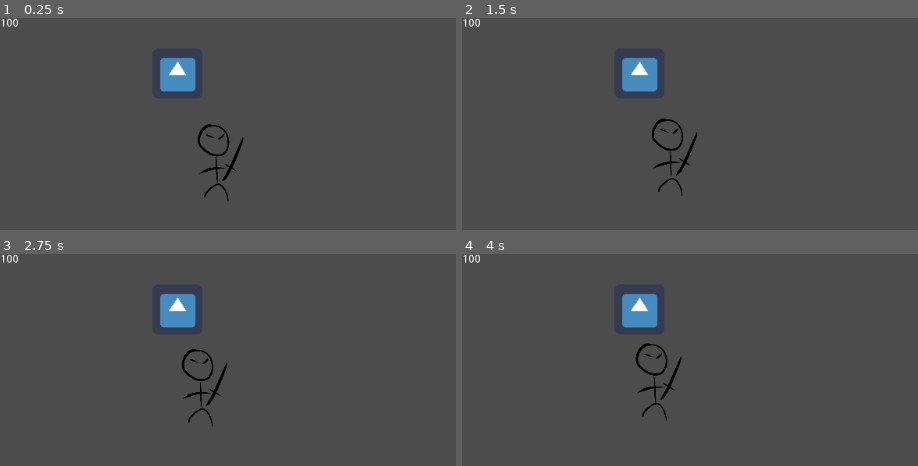
Above: before the commit, frames 1-4 (two rows, left to right).
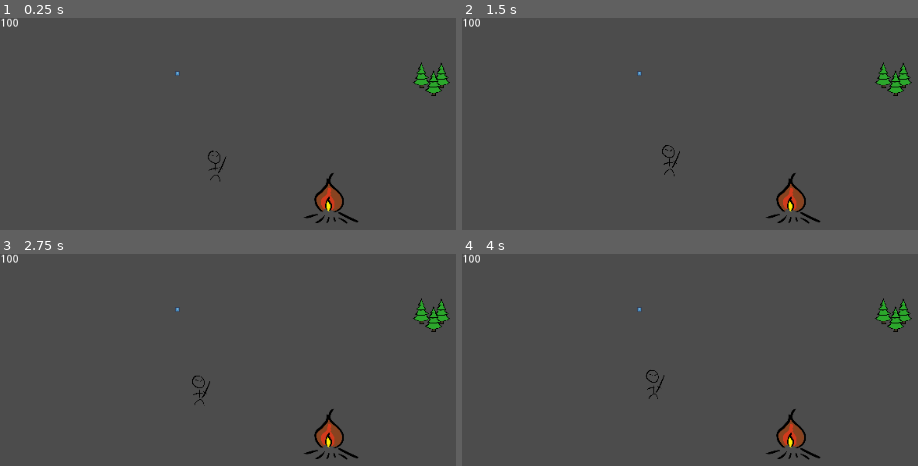
Above: after the commit, the same moments.

Repository: fedzel/pimi-tdogotit
Game: Godot game, scene res://Scenes/World.tscn
Two runs of this game, one before a commit and one after it. Both use one fixed random seed, a clock stepped at 60 frames per second and the inputs below. The engine's default icon, where the game draws it, is replaced by a stand-in: a white triangle on a blue panel in a dark square.
Inputs:
- Up to frame 1 (0.25 s): no input
- Up to frame 2 (1.5 s): no input
- Up to frame 3 (2.75 s): no input
- Up to frame 4 (4 s): no input

The runs differ from the first frame. In frame 1, 3.3% of the frame differs, in the area x 35-99%, y 18-98%; in frame 2, 3.3%; in frame 3, 3.3%; in frame 4, 3.4%.

Commit message:
Added bonfire and woods to World. Bullets are faster. Mobs inherit scaling.

Diff:
--- a/Scenes/Bonfire.tscn
+++ b/Scenes/Bonfire.tscn
@@ -8,5 +8,5 @@
 script = ExtResource( 2 )
 
 [node name="Sprite" parent="." index="1"]
-scale = Vector2( 0.25, 0.25 )
+scale = Vector2( 0.2, 0.2 )
 texture = ExtResource( 3 )
--- a/Scenes/Building.tscn
+++ b/Scenes/Building.tscn
@@ -11,3 +11,4 @@
 shape = SubResource( 1 )
 
 [node name="Sprite" type="Sprite" parent="."]
+scale = Vector2( 0.1, 0.1 )
--- a/Scenes/Bullet.tscn
+++ b/Scenes/Bullet.tscn
@@ -8,6 +8,7 @@
 
 func _ready():
 	set_meta(\"type\", \"bullet\")
+	self._speed = 80
 "
 
 [node name="Mob" instance=ExtResource( 1 )]
--- a/Scenes/Enemy.tscn
+++ b/Scenes/Enemy.tscn
@@ -24,7 +24,7 @@
 "
 
 [sub_resource type="RectangleShape2D" id=2]
-extents = Vector2( 24, 44 )
+extents = Vector2( 8.74095, 16.6911 )
 
 [node name="Enemy" instance=ExtResource( 1 )]
 collision_mask = 12
@@ -32,7 +32,7 @@
 
 [node name="Sprite" parent="." index="0"]
 modulate = Color( 0.564706, 0.184314, 0.184314, 1 )
-scale = Vector2( 0.25, 0.25 )
+scale = Vector2( 0.1, 0.1 )
 texture = ExtResource( 2 )
 
 [node name="Area2D" type="Area2D" parent="." index="2"]
--- a/Scenes/Tree.tscn
+++ b/Scenes/Tree.tscn
@@ -6,7 +6,7 @@
 [sub_resource type="RectangleShape2D" id=1]
 extents = Vector2( 21.7506, 15.5645 )
 
-[node name="Area2D" type="Area2D"]
+[node name="Woods" type="Area2D"]
 script = ExtResource( 1 )
 
 [node name="CollisionShape2D" type="CollisionShape2D" parent="."]
--- a/Scenes/World.tscn
+++ b/Scenes/World.tscn
@@ -1,9 +1,11 @@
-[gd_scene load_steps=5 format=2]
+[gd_scene load_steps=7 format=2]
 
 [ext_resource path="res://Scripts/World.gd" type="Script" id=1]
 [ext_resource path="res://Scenes/UI.tscn" type="PackedScene" id=2]
 [ext_resource path="res://Scenes/Tower.tscn" type="PackedScene" id=3]
 [ext_resource path="res://Scenes/Enemy.tscn" type="PackedScene" id=4]
+[ext_resource path="res://Scenes/Bonfire.tscn" type="PackedScene" id=5]
+[ext_resource path="res://Scenes/Tree.tscn" type="PackedScene" id=6]
 
 [node name="Node2D" type="Node2D"]
 script = ExtResource( 1 )
@@ -15,3 +17,9 @@
 
 [node name="Enemy" parent="." instance=ExtResource( 4 )]
 position = Vector2( 276.847, 194.358 )
+
+[node name="Bonfire" parent="." instance=ExtResource( 5 )]
+position = Vector2( 422.187, 232.103 )
+
+[node name="Woods" parent="." instance=ExtResource( 6 )]
+position = Vector2( 553.245, 83.0368 )
--- a/Scripts/Mob.gd
+++ b/Scripts/Mob.gd
@@ -2,9 +2,9 @@
 class_name Mob
 
 var target = Vector2(10,5)
+var _speed = 10
 
 func _physics_process(delta):
 	var pos = target - position
 	pos = pos.normalized()
-	var speed = 10
-	move_and_slide(pos * speed)
+	move_and_slide(pos * _speed)
